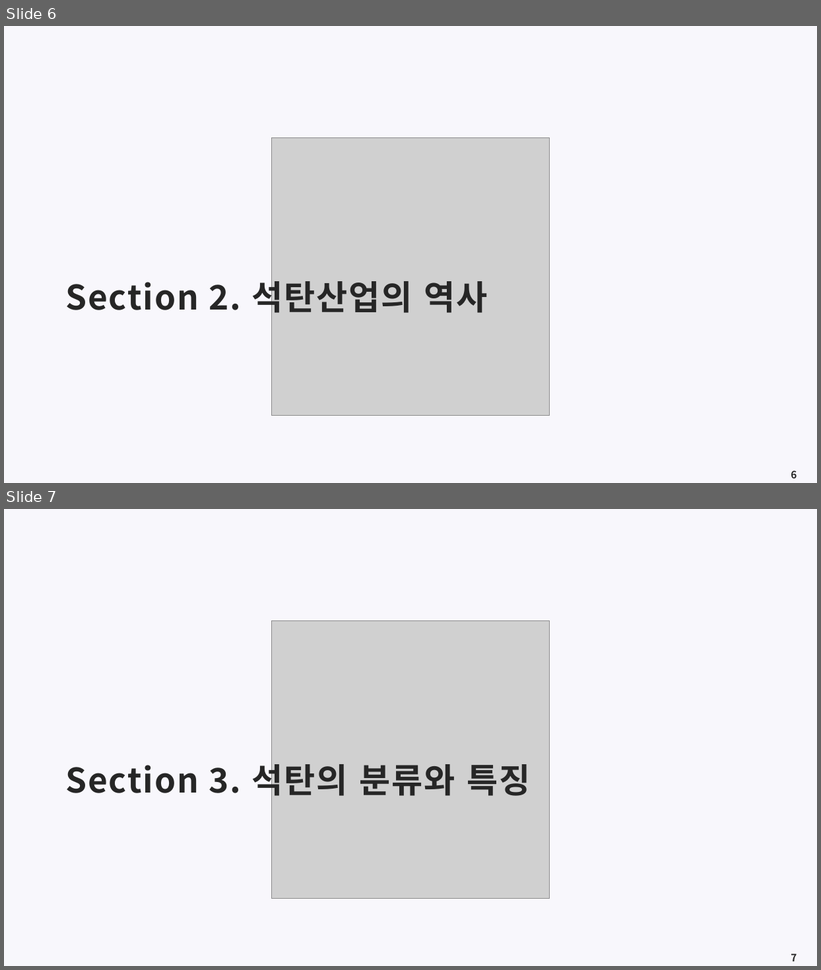
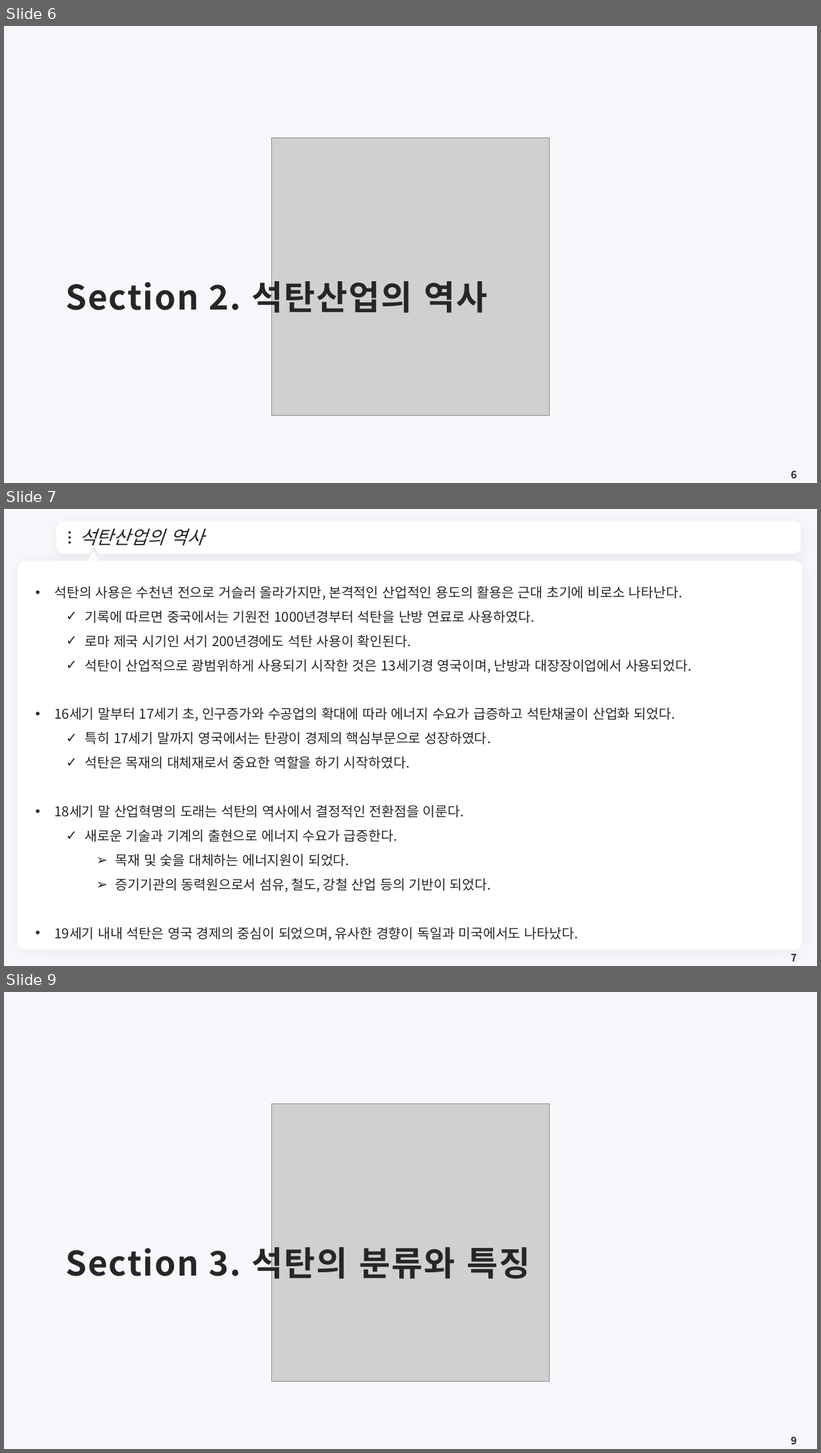
Before and after one commit to meandthey/Teaching, a slide deck: 에너지경제학/자원에너지경제학_Chapter_4 (석탄).pptx. Shown one above the other, each under a label of ours: slides 6 and 7 before the commit, slides 6, 7 and 9 after it; the slides between them are not shown. The pictures are 821x970 and 821x1453 pixels, drawn with LibreOffice and Linux fonts; fonts in the diff are those of the drawing; grey boxes stand for pictures; background and template pictures are left out. Boxes give left, top, right and bottom in pixels: in the first picture for what was removed or moved away, otherwise in the second. Text is boxed around its words. In the diff, an @@ line names an element or a change of style, - is before the commit and + after.

```diff
--- a/에너지경제학/자원에너지경제학_Chapter_4 (석탄).pptx
+++ b/에너지경제학/자원에너지경제학_Chapter_4 (석탄).pptx
@@ slide 7 added at bbox=[4, 509, 817, 966], background #F8F7FC @@
@@ freeform shape added at bbox=[59, 524, 798, 551], fill #FFFFFF, outline #FFFFFF 7.25 pt @@
@@ title added at bbox=[79, 528, 205, 546], 22 pt, text #262626, italic @@
+석탄산업의 역사
@@ ellipse added at bbox=[69, 531, 71, 534], fill #262626 @@
@@ ellipse added at bbox=[69, 537, 71, 539], fill #262626 @@
@@ ellipse added at bbox=[69, 541, 71, 544], fill #262626 @@
@@ freeform shape added at bbox=[781, 533, 789, 543], fill #FFFFFF @@
@@ rounded rectangle added at bbox=[18, 561, 803, 950], fill #FFFFFF @@
@@ triangle added at bbox=[86, 553, 100, 566], fill #FFFFFF, outline #FFFFFF 3.75 pt @@
@@ text added at bbox=[54, 586, 692, 941], 16 pt, text #262626 @@
+• 석탄의 사용은 수천년 전으로 거슬러 올라가지만, 본격적인 산업적인 용도의 활용은 근대 초기에 비로소 나타난다.
+  ✓ 기록에 따르면 중국에서는 기원전 1000년경부터 석탄을 난방 연료로 사용하였다.
+  ✓ 로마 제국 시기인 서기 200년경에도 석탄 사용이 확인된다.
+  ✓ 석탄이 산업적으로 광범위하게 사용되기 시작한 것은 13세기경 영국이며, 난방과 대장장이업에서 사용되었다.
+• 16세기 말부터 17세기 초, 인구증가와 수공업의 확대에 따라 에너지 수요가 급증하고 석탄채굴이 산업화 되었다.
+  ✓ 특히 17세기 말까지 영국에서는 탄광이 경제의 핵심부문으로 성장하였다.
+  ✓ 석탄은 목재의 대체재로서 중요한 역할을 하기 시작하였다.
+• 18세기 말 산업혁명의 도래는 석탄의 역사에서 결정적인 전환점을 이룬다.
+  ✓ 새로운 기술과 기계의 출현으로 에너지 수요가 급증한다.
+    ➢ 목재 및 숯을 대체하는 에너지원이 되었다.
+    ➢ 증기기관의 동력원으로서 섬유, 철도, 강철 산업 등의 기반이 되었다.
+• 19세기 내내 석탄은 영국 경제의 중심이 되었으며, 유사한 경향이 독일과 미국에서도 나타났다.
@@ page number added at bbox=[791, 954, 797, 962], 12 pt, text #262626, bold @@
+7
@@ what was slide 7 is now slide 9 @@
@@ page number at bbox=[791, 1437, 797, 1445]: text changed @@
-7
+9
```
Also in this commit, not shown: 5 other slides added.
